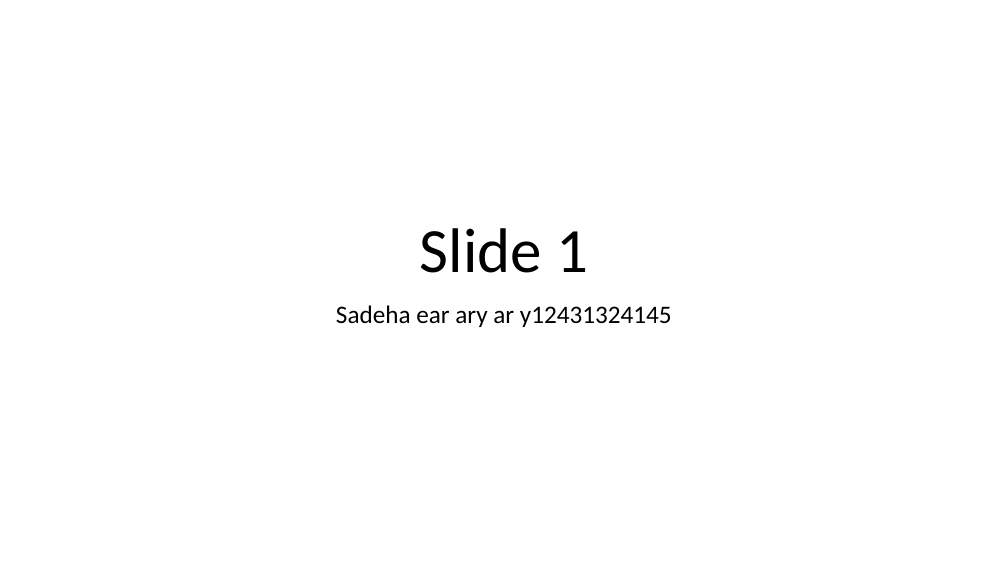
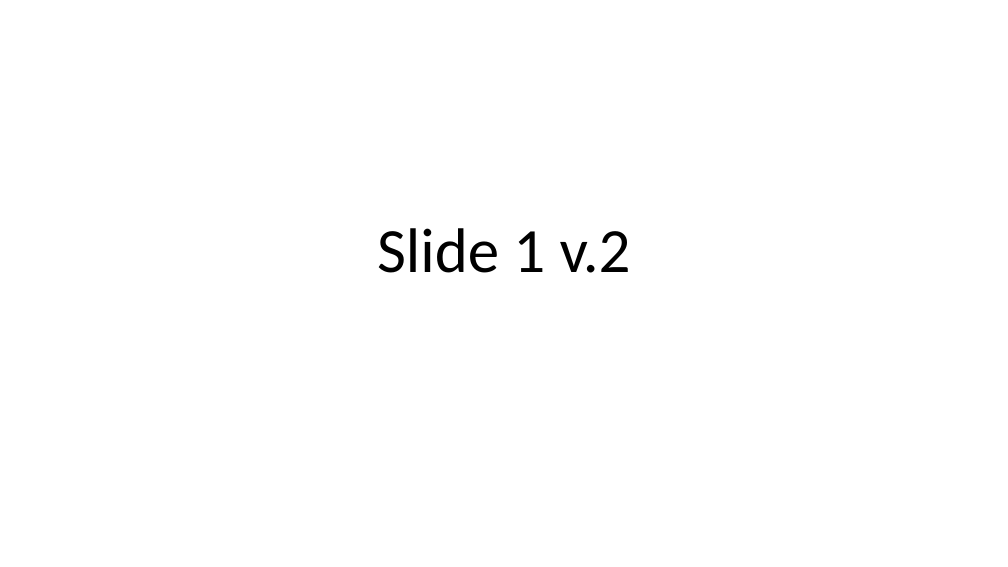
Before and after one commit to vk74/hello-world-rep, a slide deck: slide 1 of Slide 1.pptx. Drawn at 1008x567 pixels with LibreOffice and Linux fonts; fonts in the diff are those of the drawing. Boxes give left, top, right and bottom in pixels: in the first picture for what was removed or moved away, otherwise in the second. Text is boxed around its words. In the diff, an @@ line names an element or a change of style, - is before the commit and + after.

```diff
--- a/Slide 1.pptx
+++ b/Slide 1.pptx
@@ title at (x1=377, y1=228, x2=631, y2=273): text changed @@
-Slide 1
+Slide 1 v.2
@@ subtitle removed at (x1=336, y1=305, x2=672, y2=327) @@
-Sadeha ear ary ar y12431324145
```
